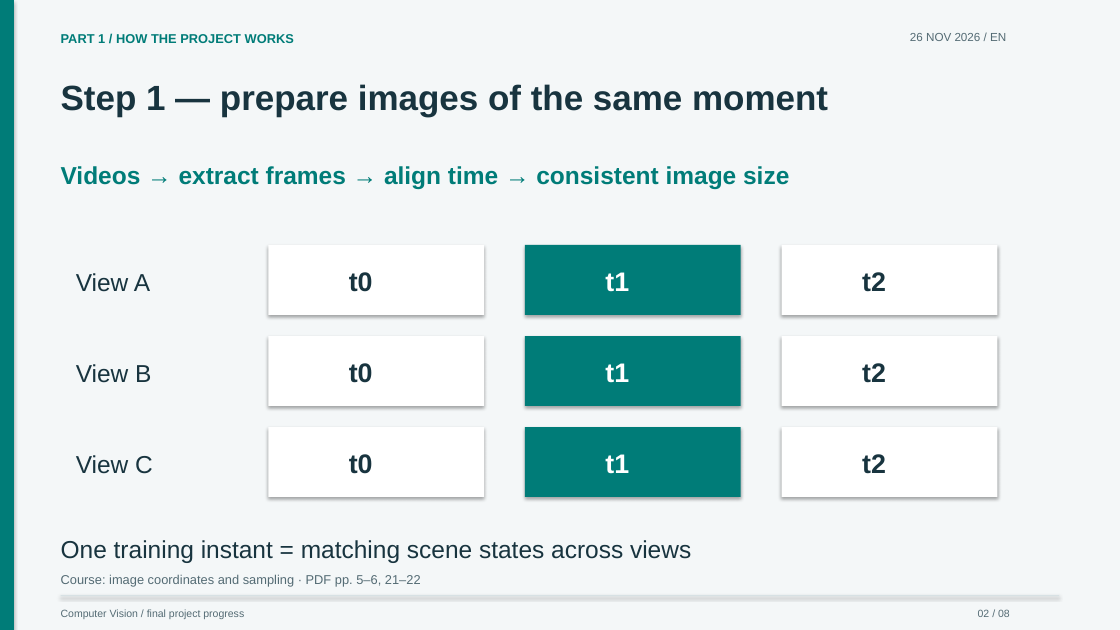
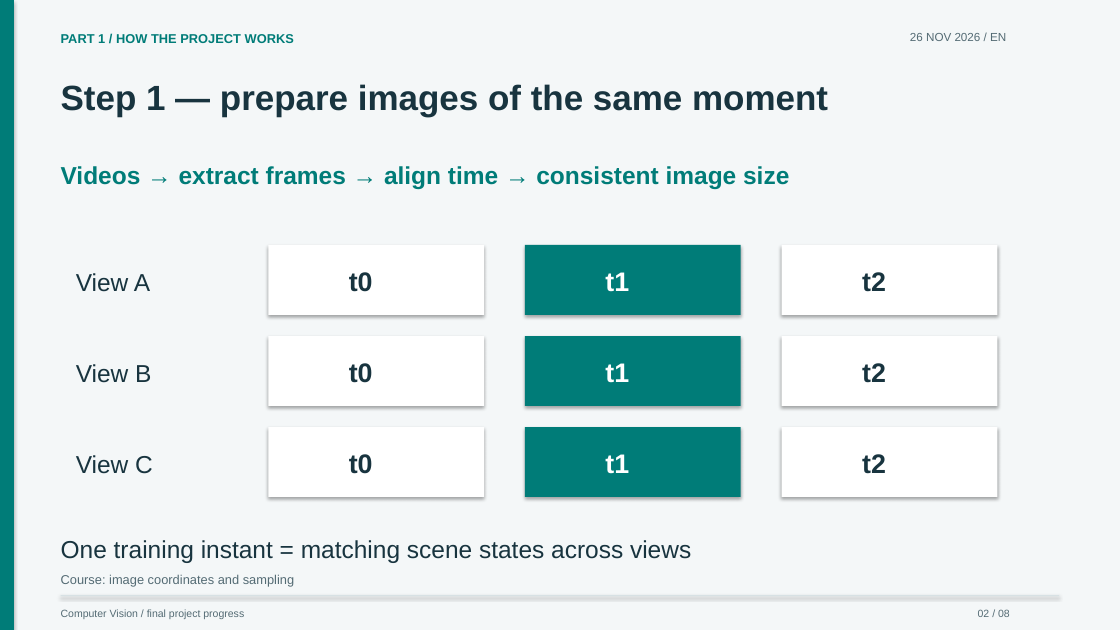
Before and after one commit to craptou/Projet_4D_Gaussian_Splatting, a slide deck: slide 2 of presentations/progress-2026-11-26.en.pptx. Drawn at 1120x630 pixels with LibreOffice and Linux fonts; fonts in the diff are those of the drawing. Boxes give left, top, right and bottom in pixels: in the first picture for what was removed or moved away, otherwise in the second. Text is boxed around its words. In the diff, an @@ line names an element or a change of style, - is before the commit and + after.

Commit message:
Remove course page references from presentation

```diff
--- a/presentations/progress-2026-11-26.en.pptx
+++ b/presentations/progress-2026-11-26.en.pptx
@@ text at (61,574,294,587): text changed @@
-Course: image coordinates and sampling · PDF pp. 5–6, 21–22
+Course: image coordinates and sampling
```
Also in this commit, not shown: 3 other slides changed, 5 other files.
